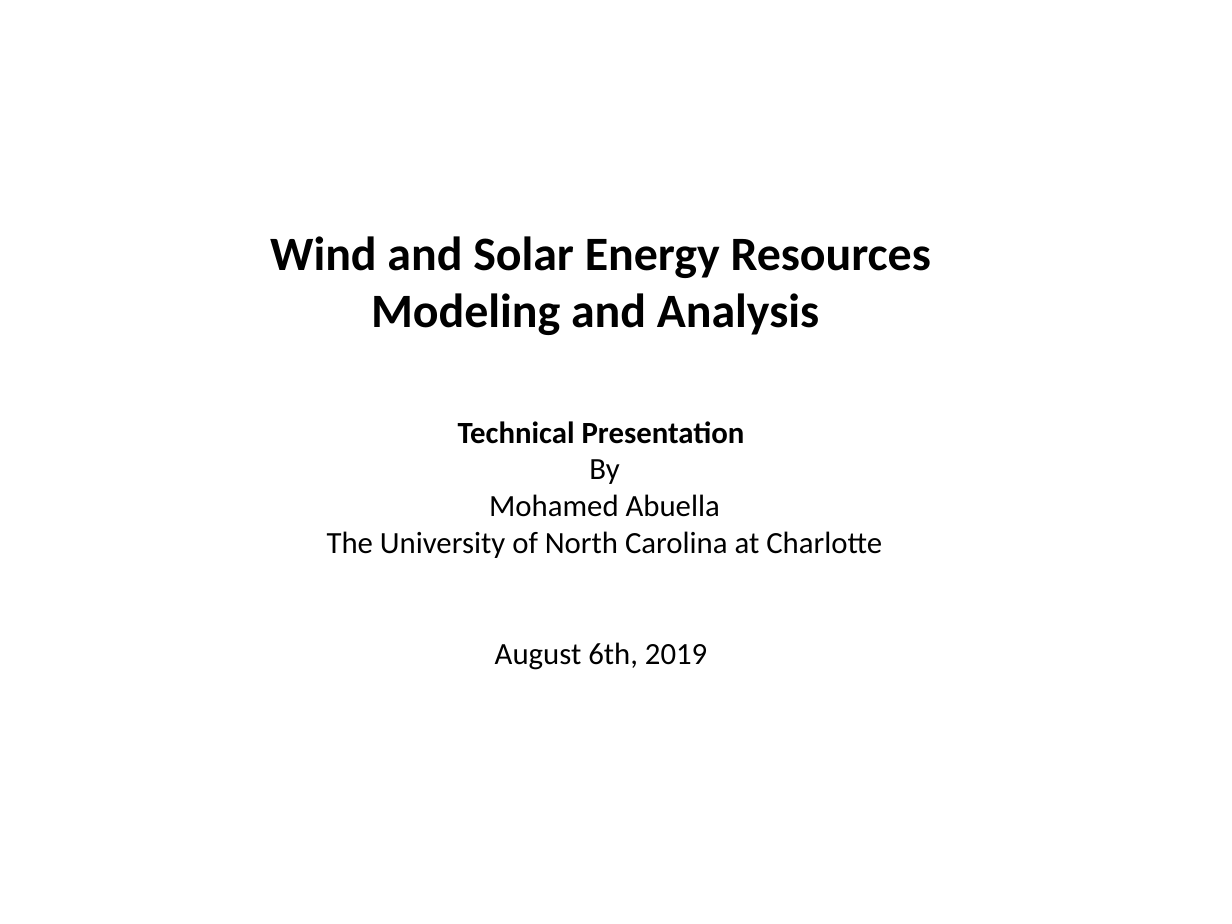
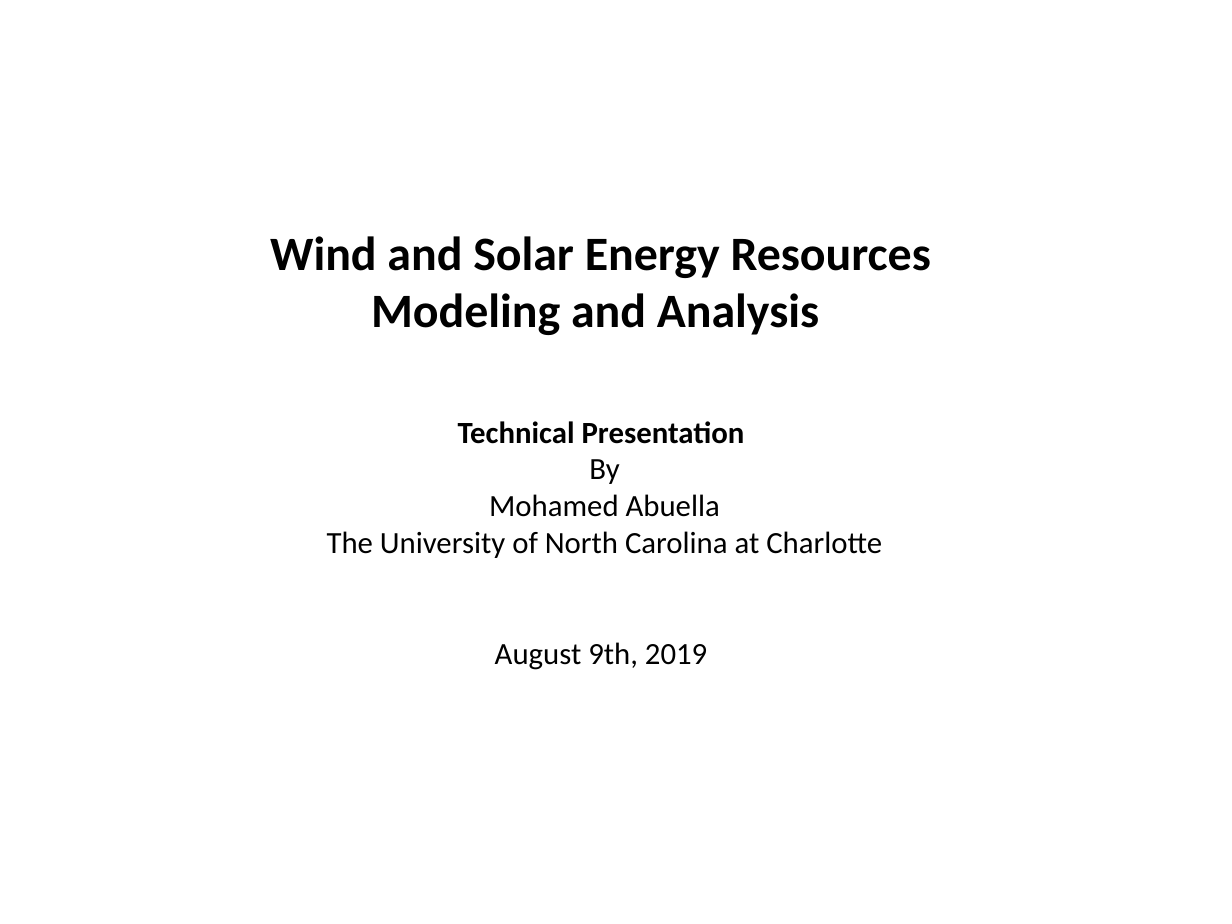
Before and after one commit to mhdella/Renewable-Energy-Analytics, a slide deck: slide 1 of +Presentation for Energy_Analytics/Wind_Solar_Energy_Modeling_Analysis.pptx. Drawn at 1232x924 pixels with LibreOffice and Linux fonts; fonts in the diff are those of the drawing. Boxes give left, top, right and bottom in pixels: in the first picture for what was removed or moved away, otherwise in the second. Text is boxed around its words. In the diff, an @@ line names an element or a change of style, - is before the commit and + after.

```diff
--- a/+Presentation for Energy_Analytics/Wind_Solar_Energy_Modeling_Analysis.pptx
+++ b/+Presentation for Energy_Analytics/Wind_Solar_Energy_Modeling_Analysis.pptx
@@ text at box(495, 642, 707, 670): text changed @@
-August 6th, 2019
+August 9th, 2019
```
Also in this commit, not shown: 2 other slides changed, 1 slide added, 1 slide removed, 1 other file.
